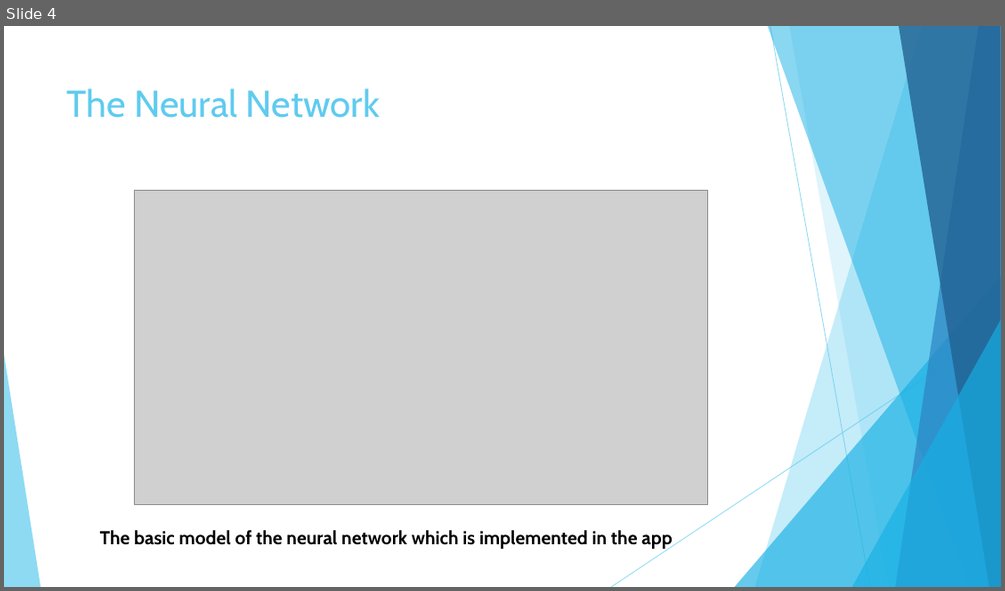
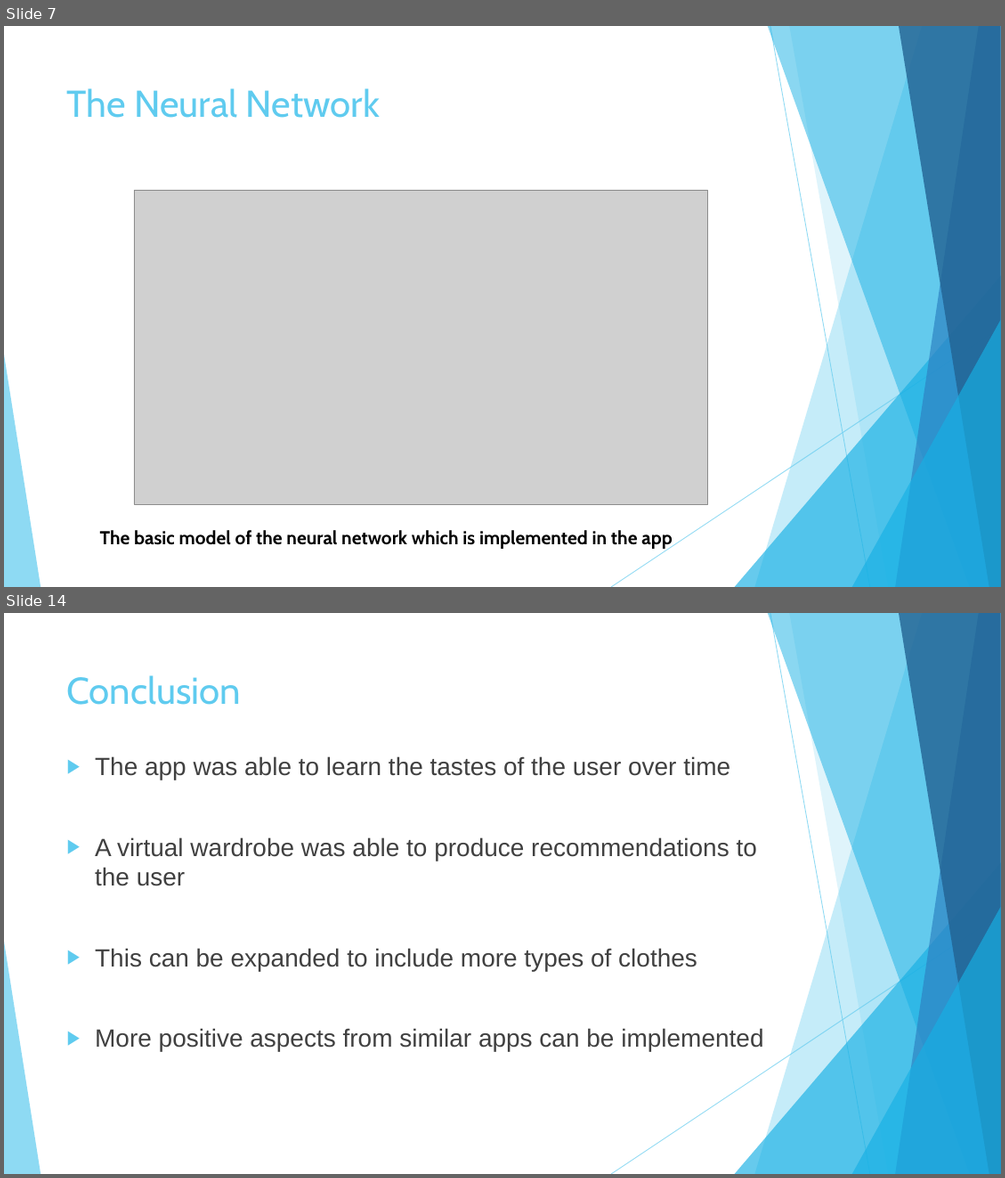
Before and after one commit to kmck712/FYP, a slide deck: porjectPosterThing.pptx. Shown one above the other, each under a label of ours: slide 4 before the commit, slides 7 and 14 after it; the slides between them are not shown. The pictures are 1005x591 and 1005x1178 pixels, drawn with LibreOffice and Linux fonts; fonts in the diff are those of the drawing; grey boxes stand for pictures. Boxes give left, top, right and bottom in pixels: in the first picture for what was removed or moved away, otherwise in the second. Text is boxed around its words. In the diff, an @@ line names an element or a change of style, - is before the commit and + after.

```diff
--- a/porjectPosterThing.pptx
+++ b/porjectPosterThing.pptx
@@ slide 14 added at [4,613,1001,1174], background #FFFFFF; not listed: 10 template elements that a slide beside it also shows @@
@@ title added at [67,675,242,705], 36 pt, text #5FCBEF @@
+Conclusion
@@ text added at [95,756,763,1052], 24 pt, text #404040 @@
+▶ The app was able to learn the tastes of the user over time
+▶ A virtual wardrobe was able to produce recommendations to the user
+▶ This can be expanded to include more types of clothes
+▶ More positive aspects from similar apps can be implemented
@@ what was slide 4 is now slide 7 @@
```
Also in this commit, not shown: 2 slides changed, 9 other slides added, 2 slides removed, 17 other files.
